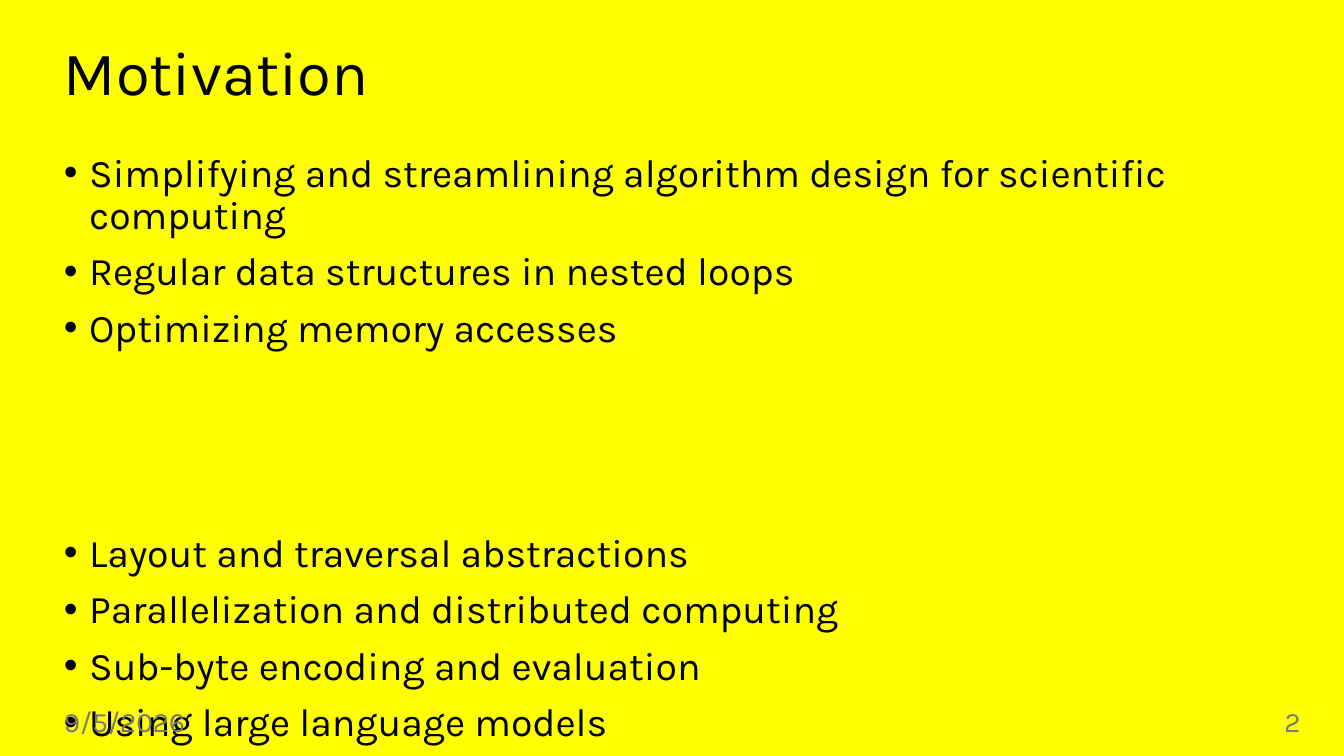
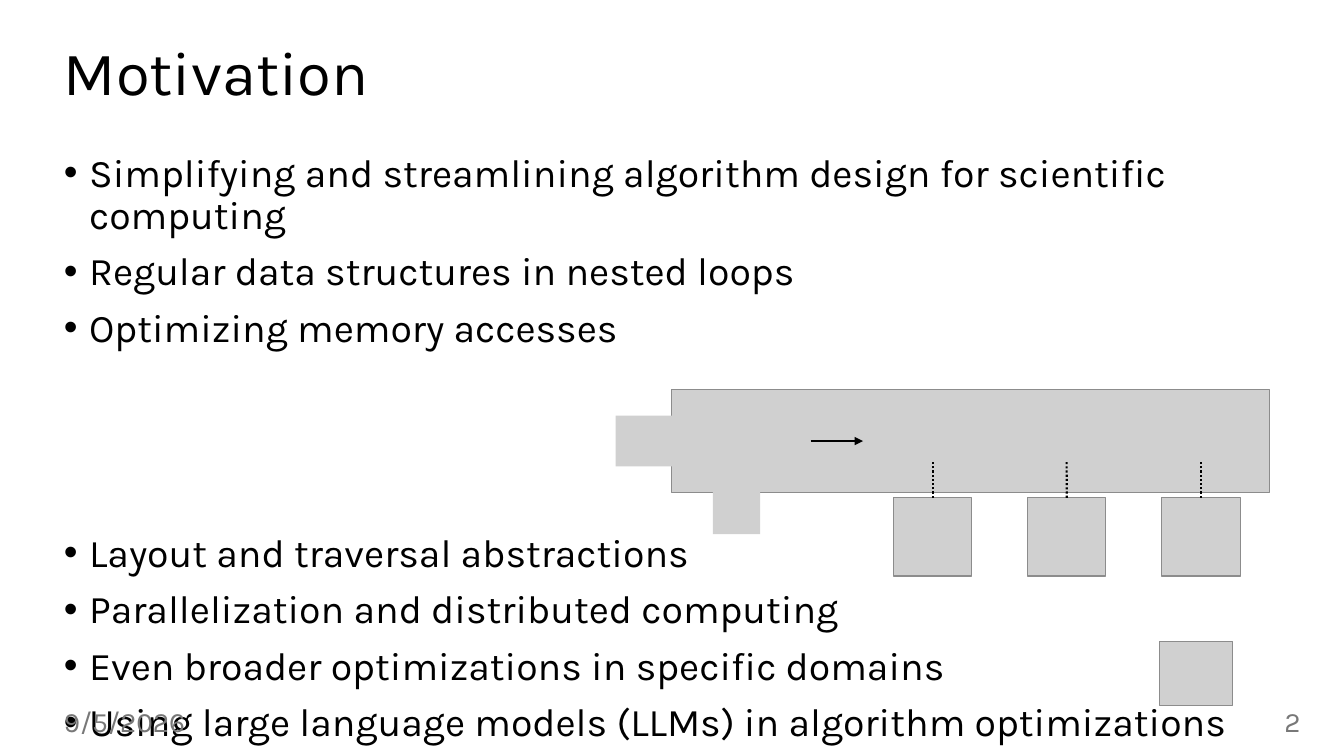
Before and after one commit to jiriklepl/phd-thesis, a slide deck: slide 2 of slides/Optimizing Memory Layouts and Traversal Orders in High-Performance Computing.pptx. Drawn at 1344x756 pixels with LibreOffice and Linux fonts; fonts in the diff are those of the drawing; grey boxes stand for pictures; background and template pictures are left out. Boxes give left, top, right and bottom in pixels: in the first picture for what was removed or moved away, otherwise in the second. Text is boxed around its words. In the diff, an @@ line names an element or a change of style, - is before the commit and + after.

```diff
--- a/slides/Optimizing Memory Layouts and Traversal Orders in High-Performance Computing.pptx
+++ b/slides/Optimizing Memory Layouts and Traversal Orders in High-Performance Computing.pptx
@@ background #FFFF00 to #FFFFFF @@
@@ picture added at (x1=616, y1=415, x2=673, y2=466) @@
@@ picture added at (x1=673, y1=390, x2=1270, y2=493) @@
@@ arrow added from (811, 442) to (863, 442), #000000 1.5 pt @@
@@ line added from (933, 498) to (933, 461), #000000 1.5 pt dashed @@
@@ line added from (1067, 498) to (1067, 461), #000000 1.5 pt dashed @@
@@ line added from (1202, 498) to (1202, 461), #000000 1.5 pt dashed @@
@@ picture added at (x1=713, y1=483, x2=760, y2=533) @@
@@ picture added at (x1=893, y1=498, x2=972, y2=577) @@
@@ picture added at (x1=1027, y1=498, x2=1106, y2=577) @@
@@ picture added at (x1=1163, y1=498, x2=1241, y2=577) @@
@@ text at (x1=89, y1=653, x2=1226, y2=746): text changed @@
-• Sub-byte encoding and evaluation
-• Using large language models
+• Even broader optimizations in specific domains
+• Using large language models (LLMs) in algorithm optimizations
@@ picture added at (x1=1159, y1=641, x2=1233, y2=706) @@
```
Also in this commit, not shown: 2 other slides changed.
